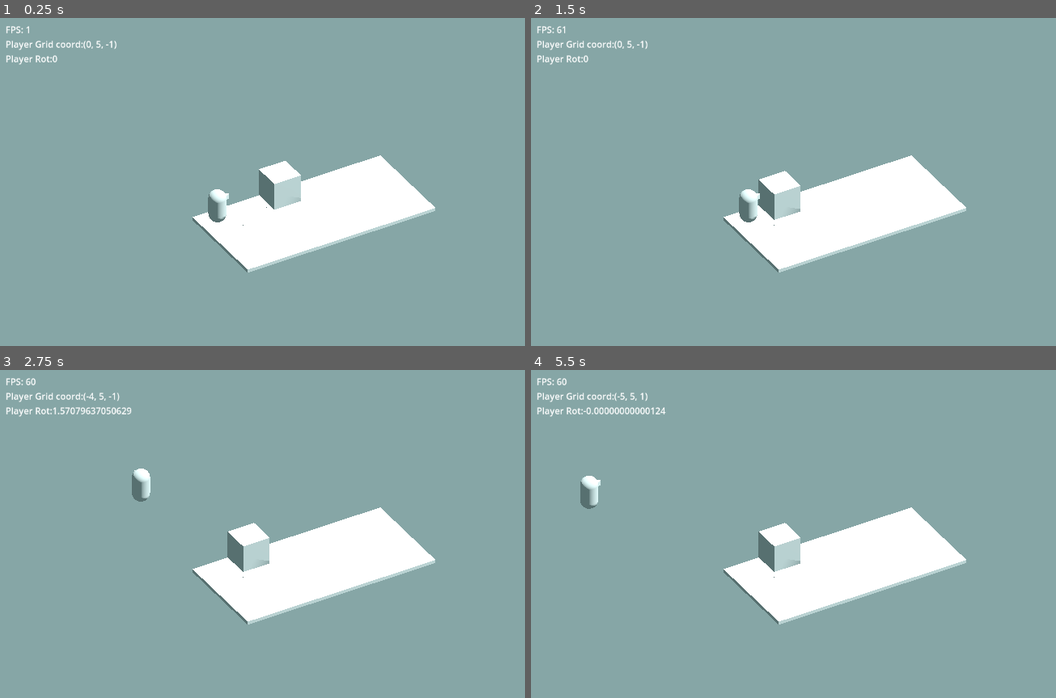
Above: before the commit, frames 1-4 (two rows, left to right).
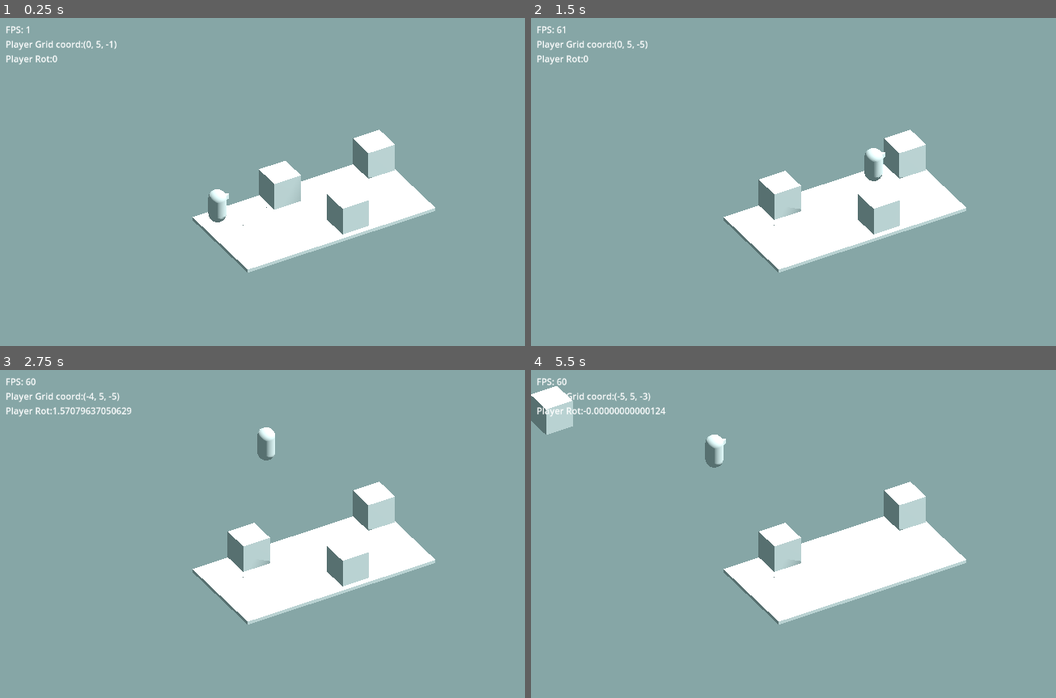
Above: after the commit, the same moments.

Repository: hakro/kosmopod-ld54
Game: Godot game, scene res://test_world.tscn
Same seed, same stepped clock (60 frames per second), same inputs: the game is played once before the commit and once after it.
Inputs:
- Up to frame 1 (0.25 s): no input
- Up to frame 2 (1.5 s): tap Enter (ui_accept) at 0.5, 0.77, 0.8, 1.07, 1.35 s; hold Up (ui_up) from 0.53 s (still down); tap Space (pull_object, bound only after the commit) at 0.6 s
- Up to frame 3 (2.75 s): tap Enter (ui_accept) at 1.52, 1.82, 2, 2.3 s; tap Space (pull_object, bound only after the commit) at 1.55, 2.1 s; release Up (ui_up) at 2.03 s; hold Left (ui_left) from 2.03 s (still down)
- Up to frame 4 (5.5 s): tap Space (pull_object, bound only after the commit) at 2.85, 4.35, 5.1 s; tap Enter (ui_accept) at 3.02, 3.32, 3.6, 3.77, 4.07, 4.52, 4.82, 5.3 s; release Left (ui_left) at 3.53 s; hold Down (ui_down) 3.53-4.28 s; hold Right (ui_right) 4.28-5.03 s; hold Up (ui_up) from 5.03 s (still down)

The runs differ from the first frame. In frame 1, 1.6% of the frame differs, in the area x 62-76%, y 33-67%; in frame 2, 2.2%; in frame 3, 2.2%; in frame 4, 2.4%, in the area x 0-76%, y 4-59%.
Error before the commit: Invalid access to property or key 'position' on a base object of type 'null instance'. (res://player.gd:25)

Commit message:
Add proper input handling

Diff:
--- a/object.gd
+++ b/object.gd
@@ -1,4 +1,5 @@
 extends Area3D
 
-func debug():
-	print("I'm a block")
+func move_by(offset : Vector3):
+	var move_tween : Tween = create_tween()
+	move_tween.tween_property(self, "position", position + offset, 0.15).set_trans(Tween.TRANS_CUBIC)
--- a/player.gd
+++ b/player.gd
@@ -7,23 +7,23 @@
 @onready var obj_raycast : RayCast3D = $ObjectRayCast3D
 
 func _physics_process(_delta):
-	if Input.is_action_pressed("ui_up"):
+	if Input.is_action_pressed("move_forward"):
 		move(Vector3.FORWARD)
-	if Input.is_action_pressed("ui_down"):
+	if Input.is_action_pressed("move_backward"):
 		move(Vector3.BACK)
-	if Input.is_action_pressed("ui_left"):
+	if Input.is_action_pressed("move_left"):
 		move(Vector3.LEFT)
-	if Input.is_action_pressed("ui_right"):
+	if Input.is_action_pressed("move_right"):
 		move(Vector3.RIGHT)
 
 	# Attract Objects
-	if Input.is_action_just_pressed("ui_accept"):
+	if Input.is_action_just_pressed("pull_object"):
 		#print(obj_raycast.get_collision_normal())
-
-		var obj = obj_raycast.get_collider()
-		#var offset = GM.get_grid_location(position) - GM.get_grid_location(obj.position)
-		var offset = position - obj.position
-		obj.position += offset - obj_raycast.get_collision_normal()
+		if obj_raycast.is_colliding():
+			var obj = obj_raycast.get_collider()
+			var offset = position - obj.position
+			#obj.position += offset - obj_raycast.get_collision_normal()
+			obj.move_by(offset - obj_raycast.get_collision_normal())
 
 
 func move(dir: Vector3):
--- a/project.godot
+++ b/project.godot
@@ -19,6 +19,38 @@
 
 GM="*res://GameManager.gd"
 
+[input]
+
+move_forward={
+"deadzone": 0.5,
+"events": [Object(InputEventKey,"resource_local_to_scene":false,"resource_name":"","device":-1,"window_id":0,"alt_pressed":false,"shift_pressed":false,"ctrl_pressed":false,"meta_pressed":false,"pressed":false,"keycode":0,"physical_keycode":87,"key_label":0,"unicode":122,"echo":false,"script":null)
+, Object(InputEventKey,"resource_local_to_scene":false,"resource_name":"","device":-1,"window_id":0,"alt_pressed":false,"shift_pressed":false,"ctrl_pressed":false,"meta_pressed":false,"pressed":false,"keycode":0,"physical_keycode":4194320,"key_label":0,"unicode":0,"echo":false,"script":null)
+]
+}
+move_backward={
+"deadzone": 0.5,
+"events": [Object(InputEventKey,"resource_local_to_scene":false,"resource_name":"","device":-1,"window_id":0,"alt_pressed":false,"shift_pressed":false,"ctrl_pressed":false,"meta_pressed":false,"pressed":false,"keycode":0,"physical_keycode":83,"key_label":0,"unicode":115,"echo":false,"script":null)
+, Object(InputEventKey,"resource_local_to_scene":false,"resource_name":"","device":-1,"window_id":0,"alt_pressed":false,"shift_pressed":false,"ctrl_pressed":false,"meta_pressed":false,"pressed":false,"keycode":0,"physical_keycode":4194322,"key_label":0,"unicode":0,"echo":false,"script":null)
+]
+}
+pull_object={
+"deadzone": 0.5,
+"events": [Object(InputEventKey,"resource_local_to_scene":false,"resource_name":"","device":-1,"window_id":0,"alt_pressed":false,"shift_pressed":false,"ctrl_pressed":false,"meta_pressed":false,"pressed":false,"keycode":0,"physical_keycode":32,"key_label":0,"unicode":32,"echo":false,"script":null)
+]
+}
+move_left={
+"deadzone": 0.5,
+"events": [Object(InputEventKey,"resource_local_to_scene":false,"resource_name":"","device":-1,"window_id":0,"alt_pressed":false,"shift_pressed":false,"ctrl_pressed":false,"meta_pressed":false,"pressed":false,"keycode":0,"physical_keycode":65,"key_label":0,"unicode":113,"echo":false,"script":null)
+, Object(InputEventKey,"resource_local_to_scene":false,"resource_name":"","device":-1,"window_id":0,"alt_pressed":false,"shift_pressed":false,"ctrl_pressed":false,"meta_pressed":false,"pressed":false,"keycode":0,"physical_keycode":4194319,"key_label":0,"unicode":0,"echo":false,"script":null)
+]
+}
+move_right={
+"deadzone": 0.5,
+"events": [Object(InputEventKey,"resource_local_to_scene":false,"resource_name":"","device":-1,"window_id":0,"alt_pressed":false,"shift_pressed":false,"ctrl_pressed":false,"meta_pressed":false,"pressed":false,"keycode":0,"physical_keycode":4194321,"key_label":0,"unicode":0,"echo":false,"script":null)
+, Object(InputEventKey,"resource_local_to_scene":false,"resource_name":"","device":-1,"window_id":0,"alt_pressed":false,"shift_pressed":false,"ctrl_pressed":false,"meta_pressed":false,"pressed":false,"keycode":0,"physical_keycode":68,"key_label":0,"unicode":100,"echo":false,"script":null)
+]
+}
+
 [rendering]
 
 renderer/rendering_method="gl_compatibility"
--- a/test_world.tscn
+++ b/test_world.tscn
@@ -52,3 +52,9 @@
 [node name="Player" parent="." instance=ExtResource("3_au5ft")]
 
 [node name="Object1" parent="." instance=ExtResource("4_l4l61")]
+transform = Transform3D(1, 0, 0, 0, 1, 0, 0, 0, 1, 2.5, 0.5, -3.5)
+
+[node name="Object2" parent="." instance=ExtResource("4_l4l61")]
+
+[node name="Object3" parent="." instance=ExtResource("4_l4l61")]
+transform = Transform3D(1, 0, 0, 0, 1, 0, 0, 0, 1, 0.5, 0.5, -5.5)
